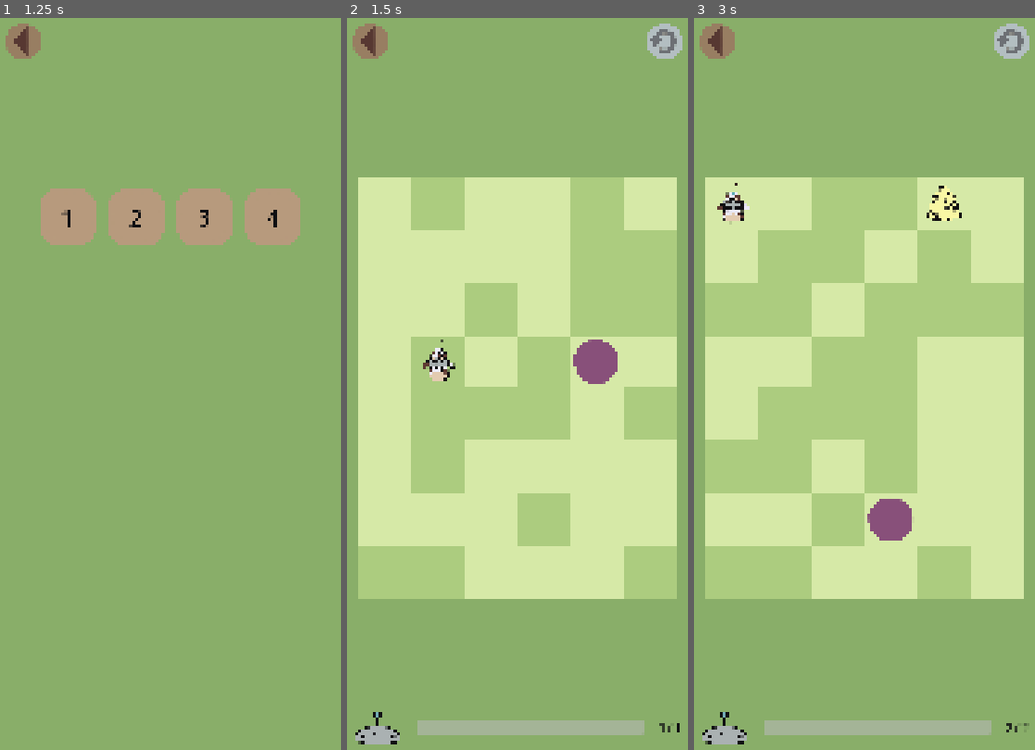
Above: before the commit, frames 1-3 (left to right).
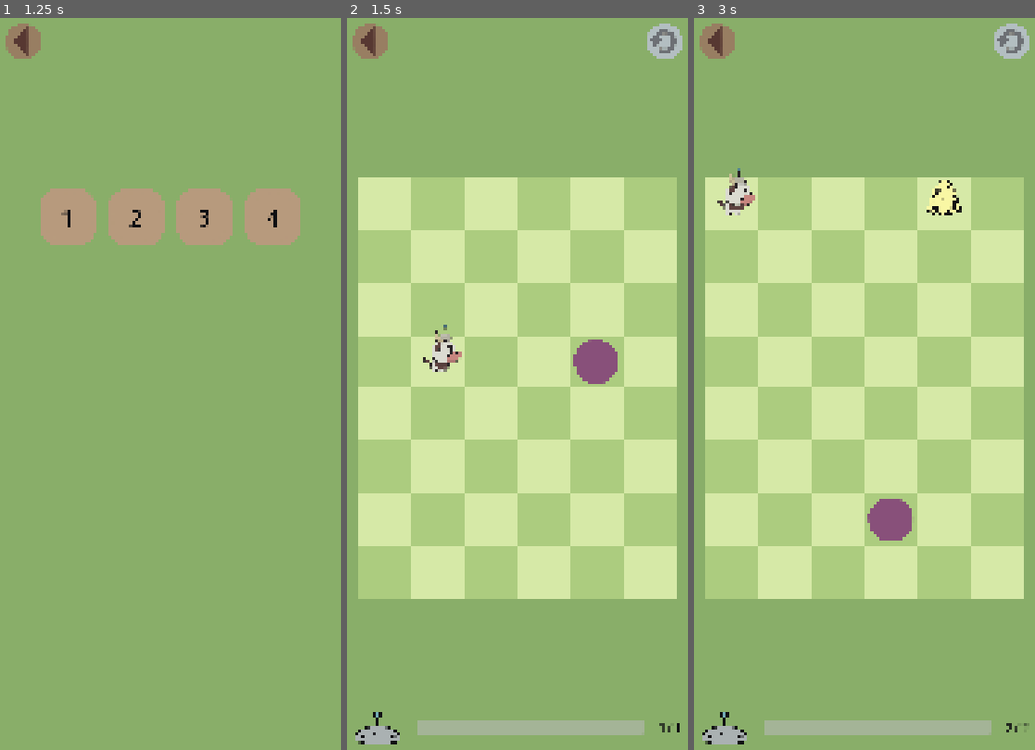
Above: after the commit, the same moments.

Repository: k4444th/ChasingCows_PuzzleEdition
Game: Godot game, scene res://scenes/menu/menu.tscn
Two runs of this game, one before a commit and one after it. Both use one fixed random seed, a clock stepped at 60 frames per second and the inputs below.
Inputs (mouse positions are in pixels of both pictures, inside the frame that each line leads up to):
- Up to frame 1 (1.25 s): click (23, 39) at 0.5 s
- Up to frame 2 (1.5 s): click "1" at 1.25 s
- Up to frame 3 (3 s): click (717, 39) at 2 s; click "2" at 2.75 s

Frame 1 is identical in both runs. In frame 2, 28% of the frame differs, in the area x 3-97%, y 21-80%; in frame 3, 25%.
Error after the commit: Invalid access to property or key 'self_modulate' on a base object of type 'null instance'. (res://scripts/level/obstacle.gd:9)

Commit message:
New cow sprite + shadows + new grass tiles

Diff:
--- a/project.godot
+++ b/project.godot
@@ -15,8 +15,7 @@
 config/features=PackedStringArray("4.4", "Forward Plus")
 boot_splash/bg_color=Color(0.537255, 0.682353, 0.411765, 1)
 boot_splash/fullsize=false
-boot_splash/image="uid://b3oopmkm7tsvc"
-config/icon="uid://b3oopmkm7tsvc"
+boot_splash/image="uid://84n31a88w0qw"
 
 [autoload]
 
--- a/scenes/level/cow.tscn
+++ b/scenes/level/cow.tscn
@@ -1,136 +1,55 @@
-[gd_scene load_steps=17 format=3 uid="uid://dm20f0apljwsv"]
+[gd_scene load_steps=8 format=3 uid="uid://dm20f0apljwsv"]
 
+[ext_resource type="Texture2D" uid="uid://dtixc3eubxtog" path="res://assets/cow/back1.png" id="1_vfqu7"]
+[ext_resource type="Texture2D" uid="uid://84n31a88w0qw" path="res://assets/cow/front1.png" id="2_b55v8"]
+[ext_resource type="Texture2D" uid="uid://dw0stmkvl30v7" path="res://assets/cow/shadow.png" id="2_fn428"]
 [ext_resource type="Script" uid="uid://dxxrvfefwbims" path="res://scripts/level/cow.gd" id="2_tux0s"]
-[ext_resource type="Texture2D" uid="uid://mub6t5iwneii" path="res://assets/cows/tail.png" id="3_ovyle"]
-[ext_resource type="Texture2D" uid="uid://bgo5u4fbql5l3" path="res://assets/cows/butt5.png" id="4_kxrcd"]
-[ext_resource type="Texture2D" uid="uid://ckvet1mxg0vge" path="res://assets/cows/head.png" id="4_vfqu7"]
-[ext_resource type="Texture2D" uid="uid://bskdn6x8bcu2a" path="res://assets/cows/butt1.png" id="5_4rlru"]
-[ext_resource type="Texture2D" uid="uid://1ictxcumjk8h" path="res://assets/cows/aluminiumHatRedSmall.png" id="5_b55v8"]
-[ext_resource type="Texture2D" uid="uid://lcrbhp1i5f8u" path="res://assets/cows/aluminiumHatBlueSmall.png" id="6_fn428"]
-[ext_resource type="Texture2D" uid="uid://1cgcnmd7x6lt" path="res://assets/cows/butt2.png" id="6_utv7g"]
-[ext_resource type="Texture2D" uid="uid://bu22em1aoeh14" path="res://assets/cows/butt3.png" id="7_iaood"]
-[ext_resource type="Texture2D" uid="uid://bmu35ocx3vlii" path="res://assets/cows/butt4.png" id="8_t0hu7"]
-[ext_resource type="Texture2D" uid="uid://bbg1c0uelql35" path="res://assets/cows/butt6.png" id="9_kr0rj"]
-[ext_resource type="Texture2D" uid="uid://46x0om6h88jx" path="res://assets/cows/butt7.png" id="10_cq5at"]
-[ext_resource type="Texture2D" uid="uid://c1fhmedve62tr" path="res://assets/cows/butt8.png" id="11_s6n61"]
-[ext_resource type="Texture2D" uid="uid://cni4qn4v30rsp" path="res://assets/cows/butt9.png" id="12_f0nxc"]
+[ext_resource type="Texture2D" uid="uid://bcsqrv227y4xr" path="res://assets/cow/left1.png" id="3_fn428"]
+[ext_resource type="Texture2D" uid="uid://bk0nqkcac20nl" path="res://assets/cow/right1.png" id="4_kfkga"]
 
-[sub_resource type="SpriteFrames" id="SpriteFrames_shy22"]
+[sub_resource type="SpriteFrames" id="SpriteFrames_vfqu7"]
 animations = [{
 "frames": [{
 "duration": 1.0,
-"texture": ExtResource("4_kxrcd")
+"texture": ExtResource("1_vfqu7")
 }],
 "loop": true,
-"name": &"default",
+"name": &"back",
 "speed": 5.0
 }, {
 "frames": [{
 "duration": 1.0,
-"texture": ExtResource("5_4rlru")
-}, {
-"duration": 1.0,
-"texture": ExtResource("6_utv7g")
-}, {
-"duration": 1.0,
-"texture": ExtResource("7_iaood")
-}, {
-"duration": 1.0,
-"texture": ExtResource("8_t0hu7")
-}, {
-"duration": 1.0,
-"texture": ExtResource("4_kxrcd")
-}, {
-"duration": 1.0,
-"texture": ExtResource("9_kr0rj")
-}, {
-"duration": 1.0,
-"texture": ExtResource("10_cq5at")
-}, {
-"duration": 1.0,
-"texture": ExtResource("11_s6n61")
-}, {
-"duration": 1.0,
-"texture": ExtResource("12_f0nxc")
-}, {
-"duration": 1.0,
-"texture": ExtResource("10_cq5at")
-}, {
-"duration": 1.0,
-"texture": ExtResource("9_kr0rj")
-}, {
-"duration": 1.0,
-"texture": ExtResource("4_kxrcd")
-}, {
-"duration": 1.0,
-"texture": ExtResource("8_t0hu7")
-}, {
-"duration": 1.0,
-"texture": ExtResource("7_iaood")
-}, {
-"duration": 1.0,
-"texture": ExtResource("6_utv7g")
+"texture": ExtResource("2_b55v8")
 }],
 "loop": true,
-"name": &"wiggle",
-"speed": 24.0
-}]
-
-[sub_resource type="SpriteFrames" id="SpriteFrames_kfkga"]
-animations = [{
-"frames": [{
-"duration": 1.0,
-"texture": ExtResource("5_b55v8")
-}, {
-"duration": 1.0,
-"texture": ExtResource("6_fn428")
-}, {
-"duration": 1.0,
-"texture": ExtResource("5_b55v8")
-}, {
-"duration": 1.0,
-"texture": ExtResource("6_fn428")
-}, {
-"duration": 1.0,
-"texture": ExtResource("5_b55v8")
-}],
-"loop": true,
-"name": &"blink",
-"speed": 6.0
+"name": &"front",
+"speed": 5.0
 }, {
 "frames": [{
 "duration": 1.0,
-"texture": ExtResource("6_fn428")
+"texture": ExtResource("3_fn428")
 }],
 "loop": true,
-"name": &"default",
+"name": &"left",
+"speed": 5.0
+}, {
+"frames": [{
+"duration": 1.0,
+"texture": ExtResource("4_kfkga")
+}],
+"loop": true,
+"name": &"right",
 "speed": 5.0
 }]
 
-[node name="Cow" type="Control"]
-layout_mode = 3
-anchors_preset = 0
-pivot_offset = Vector2(125, 125)
+[node name="Cow" type="Node2D"]
 script = ExtResource("2_tux0s")
 
-[node name="Tail" type="Sprite2D" parent="."]
-texture = ExtResource("3_ovyle")
+[node name="Shadow" type="Sprite2D" parent="."]
+texture = ExtResource("2_fn428")
 centered = false
 
-[node name="Butt" type="AnimatedSprite2D" parent="."]
-position = Vector2(81, 61)
-sprite_frames = SubResource("SpriteFrames_shy22")
-autoplay = "wiggle"
-frame_progress = 0.74569
+[node name="Cow" type="AnimatedSprite2D" parent="."]
+sprite_frames = SubResource("SpriteFrames_vfqu7")
+animation = &"right"
 centered = false
-
-[node name="Head" type="Sprite2D" parent="."]
-texture = ExtResource("4_vfqu7")
-centered = false
-
-[node name="Hat" type="AnimatedSprite2D" parent="."]
-sprite_frames = SubResource("SpriteFrames_kfkga")
-animation = &"blink"
-autoplay = "blink"
-frame_progress = 0.863104
-centered = false
--- a/scripts/gamemanager.gd
+++ b/scripts/gamemanager.gd
@@ -12,6 +12,13 @@
 var mapTileSize := Vector2(250, 250)
 
 var levelMenuDimensions := Vector2(4, 6)
+
+var offset := {
+	"cow": Vector2(0, -60),
+	"hay": Vector2(0, -30),
+	"destination": Vector2(0, 0),
+	"rock": Vector2(0, -35),
+}
 
 var mapTiles := [
 	{
--- a/scripts/level/cow.gd
+++ b/scripts/level/cow.gd
@@ -1,38 +1,34 @@
-extends Control
+extends Node2D
 
 signal cowMoving(value)
 signal cowDespawned()
 
+@onready var shadowNode: Sprite2D = $Shadow
+@onready var cowNode: AnimatedSprite2D = $Cow
+
 var positionOnMap: Vector2
 var despawn := false
 
-@onready var buttNode: AnimatedSprite2D = $Butt
-@onready var hatNode: AnimatedSprite2D = $Hat
-
 func _ready() -> void:
-	buttNode.animation = "default"
-	hatNode.animation = "default"
+	shadowNode.self_modulate.a = 0.25
+	cowNode.animation = "right"
 
 func moveCow(numTiles: int, direction: Vector2):
 	if direction.x > 0:
-		rotation_degrees = -90
+		cowNode.animation = "right"
 	if direction.x < 0:
-		rotation_degrees = 90
+		cowNode.animation = "left"
 	if direction.y > 0:
-		rotation_degrees = 0
+		cowNode.animation = "front"
 	if direction.y < 0:
-		rotation_degrees = 180
+		cowNode.animation = "back"
 
-	buttNode.animation = "wiggle"
-	hatNode.animation = "blink"
 	cowMoving.emit(true)
 	var positionTween = get_tree().create_tween()
-	positionTween.tween_property(self, "position", positionOnMap * Gamemanager.mapTileSize, Gamemanager.moveSpeed * numTiles).set_trans(Tween.TRANS_LINEAR)
+	positionTween.tween_property(self, "position", positionOnMap * Gamemanager.mapTileSize + Gamemanager.offset["cow"], Gamemanager.moveSpeed * numTiles).set_trans(Tween.TRANS_LINEAR)
 	await positionTween.finished
 	cowMoving.emit(false)
-	rotation_degrees = 0
-	buttNode.animation = "default"
-	hatNode.animation = "default"
+	cowNode.animation = "right"
 
 	if despawn:
 		cowDespawned.emit()
--- a/scripts/level/map.gd
+++ b/scripts/level/map.gd
@@ -13,7 +13,6 @@
 var grassTextures: Array = [
 	load("res://assets/level/tiles/tileGrass0.png"),
 	load("res://assets/level/tiles/tileGrass1.png"),
-	# load("res://assets/level/tiles/tileGrass2.png")
 ]
 
 var cowsStart: Array
@@ -49,7 +48,7 @@
 	for row in range(Gamemanager.mapDimensions.x):
 		for col in range(Gamemanager.mapDimensions.y):
 			var tileInstance = tileScene.instantiate()
-			tileInstance.texture = grassTextures[randi() % grassTextures.size()]
+			tileInstance.texture = grassTextures[row % 2 if col % 2 == 0 else 1 - row % 2]
 			tileInstance.position.x = row * Gamemanager.mapTileSize.x
 			tileInstance.position.y = col * Gamemanager.mapTileSize.y
 			grassNode.add_child(tileInstance)
@@ -59,7 +58,7 @@
 		var cowInstance = cowScene.instantiate()
 		cowInstance.positionOnMap = cow
 		cowInstance.position.x = cow[0] * Gamemanager.mapTileSize.x
-		cowInstance.position.y = cow[1] * Gamemanager.mapTileSize.y
+		cowInstance.position.y = cow[1] * Gamemanager.mapTileSize.y + Gamemanager.offset["cow"].y
 		cowInstance.connect("cowMoving", setCowMoving)
 		cowInstance.connect("cowDespawned", checkForLevelEnding)
 		cowsNode.add_child(cowInstance)
@@ -67,7 +66,7 @@
 func spawnObstacles():
 	for row in range(Gamemanager.mapDimensions.y):
 		for col in range(Gamemanager.mapDimensions.x):
-			var obstacleInstance: Sprite2D = null
+			var obstacleInstance: Node2D = null
 
 			if mapStart[row][col] == "hay":
 				obstacleInstance = hayScene.instantiate()
@@ -80,7 +79,7 @@
 				obstacleInstance.positionOnMap = Vector2(col, row)
 				obstacleInstance.obstacleType = mapStart[row][col]
 				obstacleInstance.position.x = col * Gamemanager.mapTileSize.x
-				obstacleInstance.position.y = row * Gamemanager.mapTileSize.y
+				obstacleInstance.position.y = row * Gamemanager.mapTileSize.y + Gamemanager.offset[mapStart[row][col]].y
 				obstaclesNode.add_child(obstacleInstance)
 
 func moveCow(startPos: Vector2, direction: Vector2):
--- a/scripts/level/obstacle.gd
+++ b/scripts/level/obstacle.gd
@@ -1,8 +1,13 @@
-extends Sprite2D
+extends Node2D
 
 var positionOnMap: Vector2
 var obstacleType: String
 
+@onready var shadowNode: Sprite2D = $Shadow
+
+func _ready() -> void:
+	shadowNode.self_modulate.a = 0.25
+
 func move():
 	var positionTween = get_tree().create_tween()
-	positionTween.tween_property(self, "position", positionOnMap * Gamemanager.mapTileSize, Gamemanager.moveSpeed).set_trans(Tween.TRANS_LINEAR)
+	positionTween.tween_property(self, "position", positionOnMap * Gamemanager.mapTileSize + Gamemanager.offset[obstacleType], Gamemanager.moveSpeed).set_trans(Tween.TRANS_LINEAR)
Binary file added: assets/cow/back1.png
Not shown, changed: assets/cow/back1.png.import
Binary file added: assets/cow/front1.png
Not shown, changed: assets/cow/front1.png.import
Binary file added: assets/cow/left1.png
Not shown, changed: assets/cow/left1.png.import
Binary file added: assets/cow/right1.png
Not shown, changed: assets/cow/right1.png.import
Binary file removed: assets/cows/aluminiumHatBlueSmall.png
Not shown, removed: assets/cows/aluminiumHatBlueSmall.png.import
Binary file removed: assets/cows/aluminiumHatRedSmall.png
Not shown, removed: assets/cows/aluminiumHatRedSmall.png.import
(and 22 more such lines)
